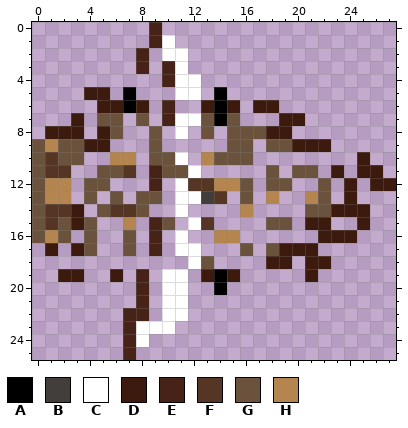
Pixel-art sprite: src/images/boat/destroy/fodder.png. This is how it looked before the edit.
The file is 28x26 pixels.
Palette (. is transparent): A #000000  B #423e3c  C #ffffff  D #3c1a0d  E #462316  F #553523  G #6b523d  H #b4854f
Pixels before, first column x 0:
 0 .........E..................
 1 .........EC.................
 2 ........E.CC................
 3 ........E.EC................
 4 ..........ECC...............
 5 ....DD.A...CC.A.............
 6 .....DDAD.E..DAD.DD.........
 7 ...D.GG.G.ECCGAG...DD.......
 8 .DDD.DG..G.C.G.GGGDD........
 9 GHGGDD...G.....GG.GGDDD.....
10 GFGG..HH.GGC.HGGG........D..
11 GFF..GGF.EGGC.....G.GG.D.DD.
12 GHH.GG...E.CFFHHG.GG..G.D.DD
13 GHH.G.G.GG.CCBF.G.H..HG.D...
14 GFFD.GFFG..C....H....GGDDD..
15 GFGDG..H.EG.CF....GG.DD..D..
16 GHG.G..G.E.C..HH......DDD...
17 .D.DG..G.E.CC...G.GDDD......
18 ............CG....DD.DD.....
19 ..DD..D.E.CC.DAD.....D......
20 ........E.CC..A.............
21 ........E.CC................
22 .......EE.CC................
23 .......ECCC.................
24 .......EC...................
25 .......E....................
Once edited:
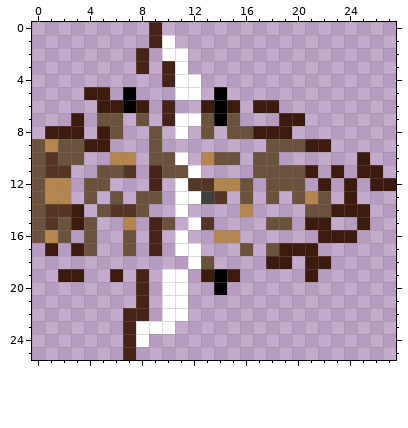
Diff:
y 8: x 17 G -> D
y 9: x 15..16 GG -> ..; x 20 D -> G
y 10: x 16..18 G.. -> .GG
y 11: x 17 . -> G; x 19 . -> G; x 21 G -> D
y 12: x 20 . -> G; x 22 G -> D
y 13: x 18 H -> G; x 20 . -> G
Pixel boxes of the changes (left, top, right, bottom) in both pictures:
changed: (227, 126, 331, 204)
